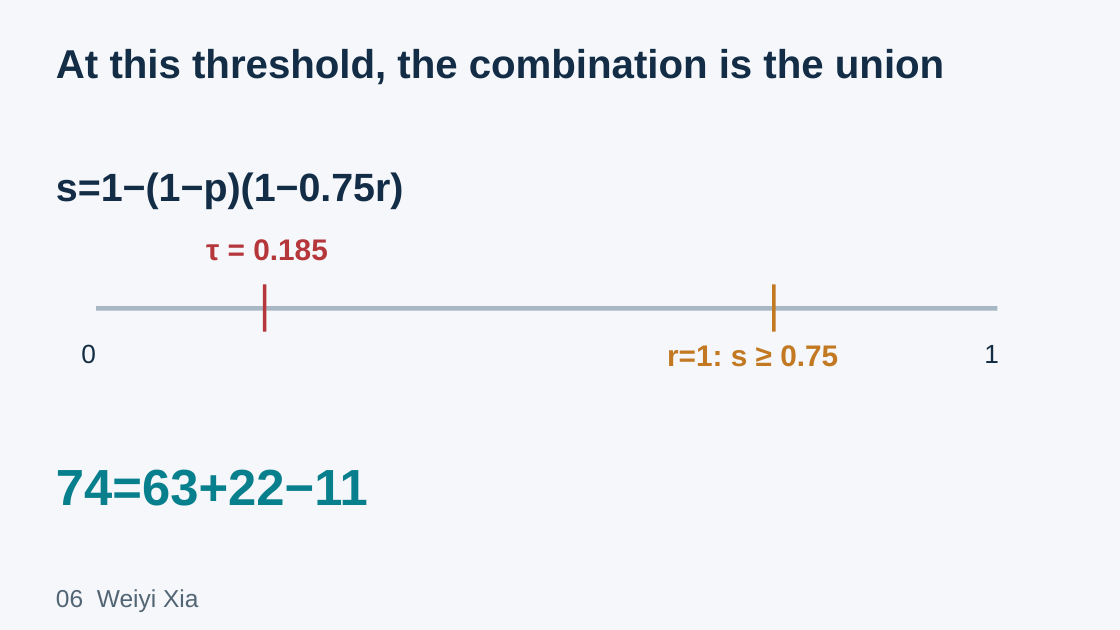
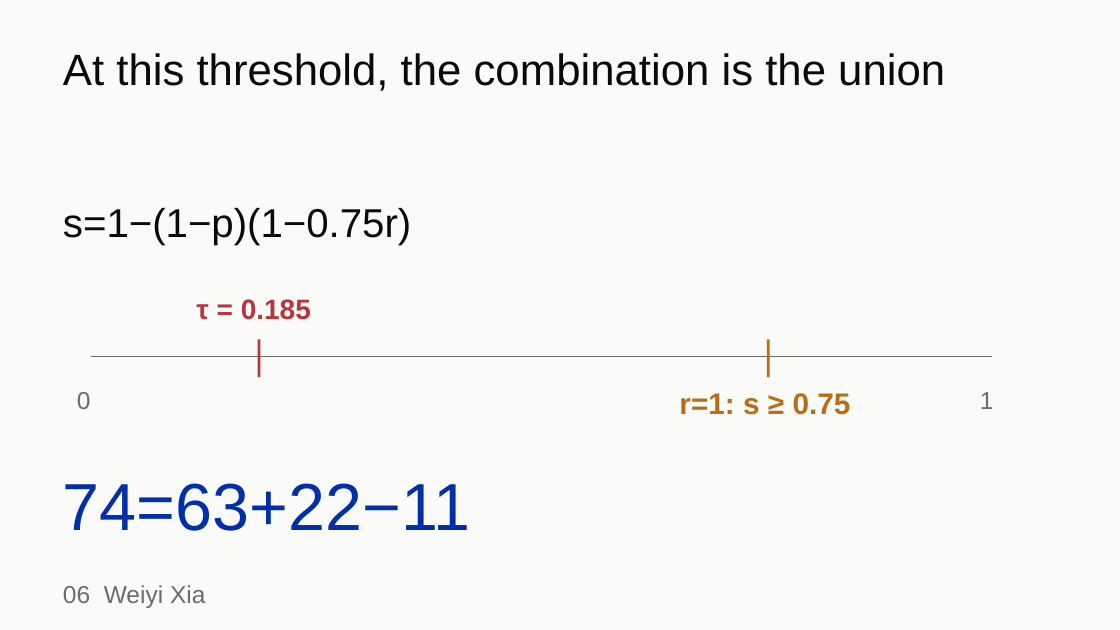
Before and after one commit to wxia639-dot/cs764-rag-security, a slide deck: slide 6 of CS764_RAG_Security_Presentation_Final.pptx. Drawn at 1120x630 pixels with LibreOffice and Linux fonts; fonts in the diff are those of the drawing. Boxes give left, top, right and bottom in pixels: in the first picture for what was removed or moved away, otherwise in the second. Text is boxed around its words. In the diff, an @@ line names an element or a change of style, - is before the commit and + after.

Commit message:
Apply Swiss visual design without changing slide content

```diff
--- a/CS764_RAG_Security_Presentation_Final.pptx
+++ b/CS764_RAG_Security_Presentation_Final.pptx
@@ background #F5F7FA to #FAFAF8 @@
@@ text "At this threshold, the combination ...": place and size @@
-text "At this threshold, the combination ..." at bbox=[56, 49, 944, 85]
+text "At this threshold, the combination ..." at bbox=[63, 53, 945, 91]
@@ text "At this threshold, the combination ..." at bbox=[63, 53, 945, 91]: size 34.5 to 37.5 pt, text colour #132D46 to #0A0A0A, bold off @@
@@ text "s=1−(1−p)(1−0.75r)": place and size @@
-text "s=1−(1−p)(1−0.75r)" at bbox=[56, 172, 404, 209]
+text "s=1−(1−p)(1−0.75r)" at bbox=[63, 208, 411, 246]
@@ text "s=1−(1−p)(1−0.75r)" at bbox=[63, 208, 411, 246]: size 33.8 to 34.5 pt, text colour #132D46 to #0A0A0A, bold off @@
@@ text "τ = 0.185": place and size @@
-text "τ = 0.185" at bbox=[206, 239, 327, 261]
+text "τ = 0.185" at bbox=[196, 299, 311, 320]
@@ text "τ = 0.185" at bbox=[196, 299, 311, 320]: size 25.5 to 24 pt @@
@@ rectangle: place and size @@
-rectangle at bbox=[97, 307, 998, 311]
+rectangle at bbox=[91, 356, 992, 357]
@@ rectangle at bbox=[91, 356, 992, 357]: fill #A8B7C4 to #696C70 @@
@@ rectangle: place and size @@
-rectangle at bbox=[263, 285, 266, 332]
+rectangle at bbox=[258, 339, 260, 377]
@@ rectangle: place and size @@
-rectangle at bbox=[772, 285, 776, 332]
+rectangle at bbox=[767, 339, 770, 377]
@@ rectangle at bbox=[767, 339, 770, 377]: fill #C27922 to #B86E16 @@
@@ text "0": place and size @@
-text "0" at bbox=[81, 344, 96, 364]
+text "0" at bbox=[77, 392, 91, 409]
@@ text "0" at bbox=[77, 392, 91, 409]: size 22.5 to 21 pt, text colour #142D43 to #696C70 @@
@@ text "r=1: s ≥ 0.75": place and size @@
-text "r=1: s ≥ 0.75" at bbox=[667, 345, 838, 367]
+text "r=1: s ≥ 0.75" at bbox=[679, 393, 851, 415]
@@ text "r=1: s ≥ 0.75" at bbox=[679, 393, 851, 415]: text colour #C27922 to #B86E16 @@
@@ text "1" at bbox=[980, 392, 994, 409]: size 22.5 to 21 pt, text colour #142D43 to #696C70 @@
@@ text "1": place and size @@
-text "1" at bbox=[984, 345, 999, 363]
+text "1" at bbox=[980, 392, 994, 409]
@@ text "74=63+22−11": place and size @@
-text "74=63+22−11" at bbox=[56, 469, 368, 506]
+text "74=63+22−11" at bbox=[63, 483, 470, 531]
@@ text "74=63+22−11" at bbox=[63, 483, 470, 531]: size 43.5 to 57 pt, text colour #087F8C to #002FA7, bold off @@
@@ text "06 Weiyi Xia": place and size @@
-text "06 Weiyi Xia" at bbox=[56, 589, 198, 612]
+text "06 Weiyi Xia" at bbox=[63, 585, 205, 608]
@@ text "06 Weiyi Xia" at bbox=[63, 585, 205, 608]: text colour #526574 to #696C70 @@
```
Also in this commit, not shown: 13 other slides changed, 2 other files.
